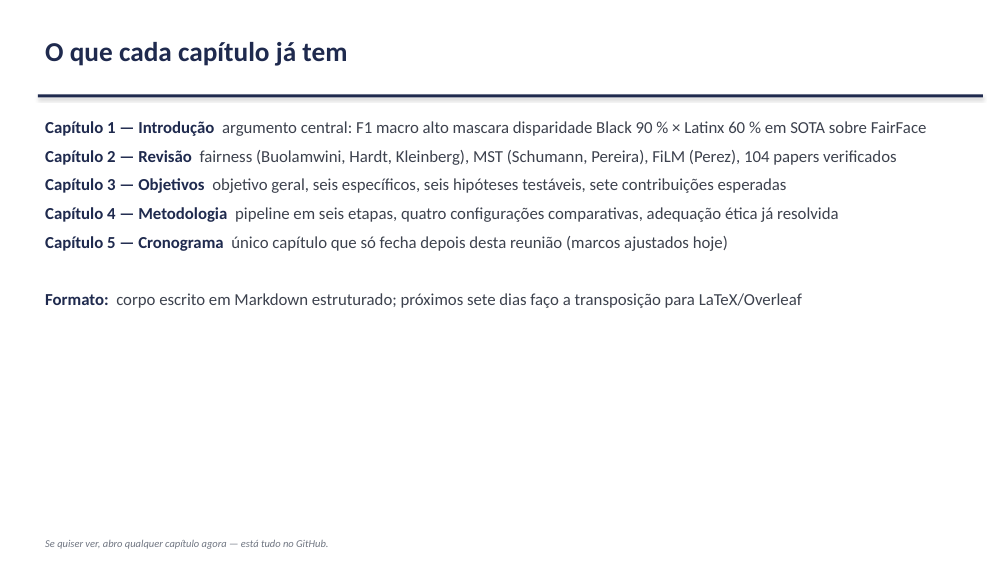
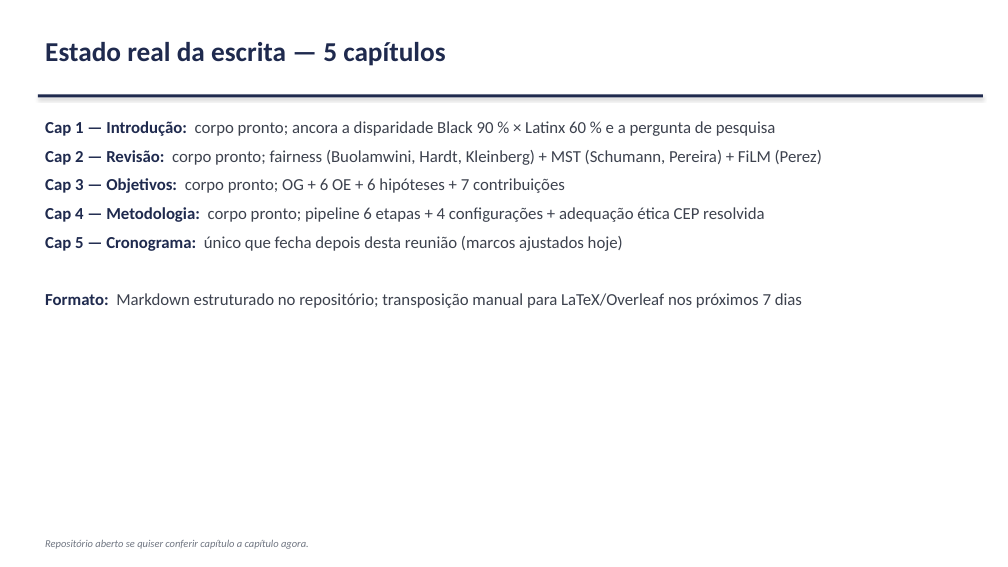
Before and after one commit to marcellozzetti/Facial-Recognition-Models-Mitigating-Bias, a slide deck: slide 9 of docs/ativo/material_reuniao_orientador_2026-07-08.pptx (slide 10 before the commit). Drawn at 1008x567 pixels with LibreOffice and Linux fonts; fonts in the diff are those of the drawing. Boxes give left, top, right and bottom in pixels: in the first picture for what was removed or moved away, otherwise in the second. Text is boxed around its words. In the diff, an @@ line names an element or a change of style, - is before the commit and + after.

```diff
--- a/docs/ativo/material_reuniao_orientador_2026-07-08.pptx
+++ b/docs/ativo/material_reuniao_orientador_2026-07-08.pptx
@@ text at (45, 42, 445, 66): text changed @@
-O que cada capítulo já tem
+Estado real da escrita — 5 capítulos
@@ text at (45, 121, 822, 308): text changed @@
-Capítulo 1 — Introdução argumento central: F1 macro alto mascara disparidade Black 90 % × Latinx 60 % em SOTA sobre FairFace
-Capítulo 2 — Revisão fairness (Buolamwini, Hardt, Kleinberg), MST (Schumann, Pereira), FiLM (Perez), 104 papers verificados
-Capítulo 3 — Objetivos objetivo geral, seis específicos, seis hipóteses testáveis, sete contribuições esperadas
-Capítulo 4 — Metodologia pipeline em seis etapas, quatro configurações comparativas, adequação ética já resolvida
-Capítulo 5 — Cronograma único capítulo que só fecha depois desta reunião (marcos ajustados hoje)
-Formato: corpo escrito em Markdown estruturado; próximos sete dias faço a transposição para LaTeX/Overleaf
+Cap 1 — Introdução: corpo pronto; ancora a disparidade Black 90 % × Latinx 60 % e a pergunta de pesquisa
+Cap 2 — Revisão: corpo pronto; fairness (Buolamwini, Hardt, Kleinberg) + MST (Schumann, Pereira) + FiLM (Perez)
+Cap 3 — Objetivos: corpo pronto; OG + 6 OE + 6 hipóteses + 7 contribuições
+Cap 4 — Metodologia: corpo pronto; pipeline 6 etapas + 4 configurações + adequação ética CEP resolvida
+Cap 5 — Cronograma: único que fecha depois desta reunião (marcos ajustados hoje)
+Formato: Markdown estruturado no repositório; transposição manual para LaTeX/Overleaf nos próximos 7 dias
@@ text at (45, 540, 309, 549): text changed @@
-Se quiser ver, abro qualquer capítulo agora — está tudo no GitHub.
+Repositório aberto se quiser conferir capítulo a capítulo agora.
```
Also in this commit, not shown: 5 other slides changed, 2 slides added, 7 slides removed, 1 other file.
